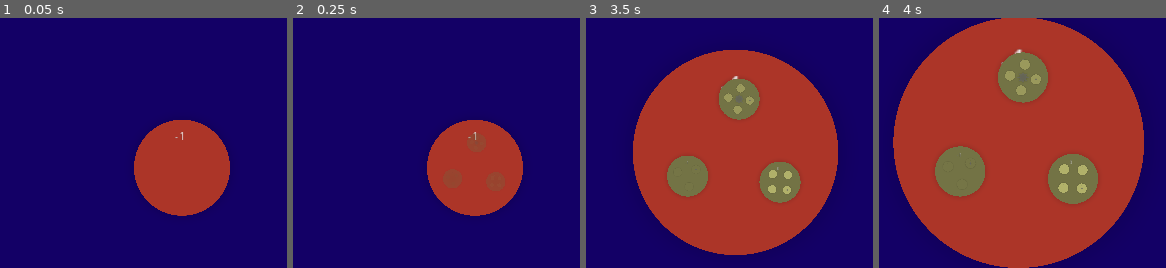
Above: before the commit, frames 1-4 (left to right).
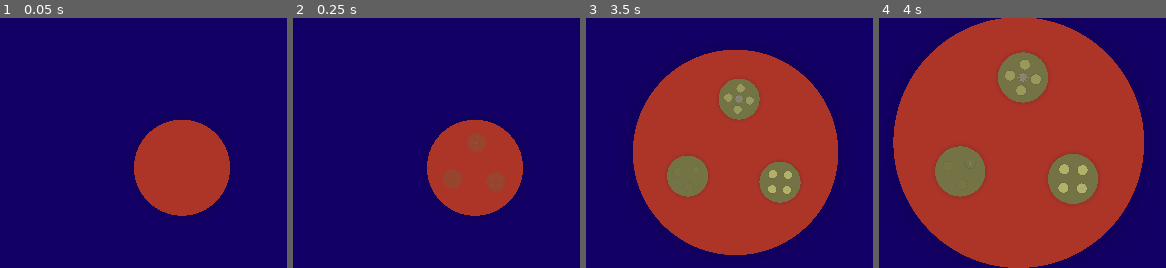
Above: after the commit, the same moments.

Repository: ClementRivaille/colors-of-the-universe
Game: Godot game, scene res://Main.tscn
The game is run twice, just before and just after one commit, with the same random seed, the same clock (stepped at 60 frames per second) and the same inputs.
Inputs (mouse positions are % of the whole screen's width and height, from its top left):
- Up to frame 1 (0.05 s): no input
- Up to frame 2 (0.25 s): no input
- Up to frame 3 (3.5 s): move the mouse to (45, 50) at 0.52 s; tap Enter at 1.25 s; move the mouse to (48, 53) at 1.27 s; move the mouse to (46, 51) at 2.02 s; move the mouse to (48, 51) at 2.77 s
- Up to frame 4 (4 s): move the mouse to (48, 54) at 3.52 s
The pictures show only the part of the screen within x 13-63%, y 20-70%; the shares and areas given below are measured in that part.

The runs differ from the first frame. In frame 1, less than 0.1% of the frame differs, in the area x 60-64%, y 45-49%; in frame 2, less than 0.1%; in frame 3, 0.1%; in frame 4, 0.1%, in the area x 28-72%, y 12-69%.

Commit message:
feat: melody player

Diff:
--- a/default_bus_layout.tres
+++ b/default_bus_layout.tres
@@ -28,8 +28,32 @@
 cutoff_hz = 1600.0
 resonance = 0.7
 
+[sub_resource type="AudioEffectDelay" id=5]
+resource_name = "Delay"
+dry = 0.79
+tap1/delay_ms = 200.0
+tap1/level_db = -8.0
+tap2/delay_ms = 400.0
+tap2/level_db = -16.0
+
+[sub_resource type="AudioEffectReverb" id=6]
+resource_name = "Reverb"
+predelay_feedback = 0.36
+room_size = 0.55
+damping = 0.29
+spread = 0.71
+hipass = 0.39
+dry = 0.87
+wet = 0.39
+
+[sub_resource type="AudioEffectEQ" id=7]
+resource_name = "EQ"
+band_db/32_hz = 7.6
+band_db/100_hz = 3.4
+band_db/320_hz = 3.4
+band_db/1000_hz = 1.7
+
 [resource]
-bus/0/mute = true
 bus/1/name = "Drums"
 bus/1/solo = false
 bus/1/mute = false
@@ -62,9 +86,15 @@
 bus/4/effect/0/enabled = true
 bus/4/effect/1/effect = SubResource( 4 )
 bus/4/effect/1/enabled = true
-bus/5/name = "Bass"
+bus/5/name = "Melody"
 bus/5/solo = false
 bus/5/mute = false
 bus/5/bypass_fx = false
-bus/5/volume_db = 0.0
+bus/5/volume_db = -2.70802
 bus/5/send = "Master"
+bus/5/effect/0/effect = SubResource( 5 )
+bus/5/effect/0/enabled = true
+bus/5/effect/1/effect = SubResource( 6 )
+bus/5/effect/1/enabled = true
+bus/5/effect/2/effect = SubResource( 7 )
+bus/5/effect/2/enabled = true
--- a/prefabs/Star.tscn
+++ b/prefabs/Star.tscn
@@ -7,11 +7,39 @@
 [sub_resource type="CircleShape2D" id=1]
 radius = 229.365
 
+[sub_resource type="Animation" id=2]
+resource_name = "Collect"
+length = 0.5
+tracks/0/type = "value"
+tracks/0/path = NodePath(".:modulate")
+tracks/0/interp = 1
+tracks/0/loop_wrap = true
+tracks/0/imported = false
+tracks/0/enabled = true
+tracks/0/keys = {
+"times": PoolRealArray( 0, 0.5 ),
+"transitions": PoolRealArray( 1, 0.707106 ),
+"update": 0,
+"values": [ Color( 1, 1, 1, 0.490196 ), Color( 1, 1, 1, 0 ) ]
+}
+tracks/1/type = "value"
+tracks/1/path = NodePath("Sprite:scale")
+tracks/1/interp = 1
+tracks/1/loop_wrap = true
+tracks/1/imported = false
+tracks/1/enabled = true
+tracks/1/keys = {
+"times": PoolRealArray( 0, 0.5 ),
+"transitions": PoolRealArray( 1, 0.732043 ),
+"update": 0,
+"values": [ Vector2( 0.8, 0.8 ), Vector2( 1.3, 1.3 ) ]
+}
+
 [node name="Star" type="Node2D"]
-modulate = Color( 1, 1, 1, 0.607843 )
+modulate = Color( 1, 1, 1, 0.490196 )
 script = ExtResource( 3 )
-clue_color = Color( 0.419608, 0.419608, 0.419608, 1 )
-success_color = Color( 0.905207, 0.941406, 0.27948, 1 )
+clue_color = Color( 0.670588, 0.670588, 0.670588, 1 )
+success_color = Color( 0.905882, 0.937255, 0.360784, 1 )
 
 [node name="Shadow" type="Sprite" parent="."]
 scale = Vector2( 0.8, 0.8 )
@@ -25,3 +53,8 @@
 
 [node name="CollisionShape2D" type="CollisionShape2D" parent="Area2D"]
 shape = SubResource( 1 )
+
+[node name="Tween" type="Tween" parent="."]
+
+[node name="AnimationPlayer" type="AnimationPlayer" parent="."]
+anims/Collect = SubResource( 2 )
--- a/project.godot
+++ b/project.godot
@@ -33,6 +33,11 @@
 "class": "Main",
 "language": "GDScript",
 "path": "res://scripts/Main.gd"
+}, {
+"base": "Node2D",
+"class": "MelodyPlayer",
+"language": "GDScript",
+"path": "res://scripts/MelodyPlayer.gd"
 }, {
 "base": "Sampler",
 "class": "Multisampler",
@@ -75,6 +80,7 @@
 "Drums": "",
 "Instruments": "",
 "Main": "",
+"MelodyPlayer": "",
 "Multisampler": "",
 "NoteSample": "",
 "NoteValueCalculator": "",
--- a/scenes/Orchestra.tscn
+++ b/scenes/Orchestra.tscn
@@ -1,8 +1,11 @@
-[gd_scene load_steps=31 format=2]
+[gd_scene load_steps=46 format=2]
 
 [ext_resource path="res://prefabs/Instruments.tscn" type="PackedScene" id=1]
+[ext_resource path="res://assets/samples/viola/5_C_1-PB.wav" type="AudioStream" id=2]
+[ext_resource path="res://assets/samples/viola/4_C_1-PB.wav" type="AudioStream" id=3]
 [ext_resource path="res://addons/SimpleSampler/multisampler.gd" type="Script" id=4]
 [ext_resource path="res://addons/SimpleSampler/sample_resource.gd" type="Script" id=5]
+[ext_resource path="res://assets/samples/viola/4_A_1-PB.wav" type="AudioStream" id=6]
 [ext_resource path="res://assets/samples/strings/Gs3.ogg" type="AudioStream" id=7]
 [ext_resource path="res://assets/samples/strings/C3.ogg" type="AudioStream" id=8]
 [ext_resource path="res://assets/samples/strings/C4.ogg" type="AudioStream" id=9]
@@ -23,6 +26,11 @@
 [ext_resource path="res://assets/samples/jazz_drum_kit/JK_PRC_09.wav" type="AudioStream" id=24]
 [ext_resource path="res://assets/samples/jazz_drum_kit/JK_SNR_07.wav" type="AudioStream" id=25]
 [ext_resource path="res://scripts/Orchestra.gd" type="Script" id=26]
+[ext_resource path="res://assets/samples/viola/4_Eb_1-PB.wav" type="AudioStream" id=27]
+[ext_resource path="res://assets/samples/glock/glock_medium_G5-PB.wav" type="AudioStream" id=28]
+[ext_resource path="res://assets/samples/glock/glock_medium_C6-PB.wav" type="AudioStream" id=29]
+[ext_resource path="res://assets/samples/glock/glock_medium_C5-PB.wav" type="AudioStream" id=30]
+[ext_resource path="res://scripts/MelodyPlayer.gd" type="Script" id=31]
 
 [sub_resource type="Resource" id=1]
 script = ExtResource( 5 )
@@ -66,6 +74,48 @@
 tone = "G#"
 octave = 4
 
+[sub_resource type="Resource" id=8]
+script = ExtResource( 5 )
+stream = ExtResource( 6 )
+tone = "A"
+octave = 4
+
+[sub_resource type="Resource" id=9]
+script = ExtResource( 5 )
+stream = ExtResource( 3 )
+tone = "C"
+octave = 4
+
+[sub_resource type="Resource" id=10]
+script = ExtResource( 5 )
+stream = ExtResource( 27 )
+tone = "D#"
+octave = 4
+
+[sub_resource type="Resource" id=11]
+script = ExtResource( 5 )
+stream = ExtResource( 2 )
+tone = "C"
+octave = 5
+
+[sub_resource type="Resource" id=12]
+script = ExtResource( 5 )
+stream = ExtResource( 30 )
+tone = "C"
+octave = 5
+
+[sub_resource type="Resource" id=13]
+script = ExtResource( 5 )
+stream = ExtResource( 29 )
+tone = "C"
+octave = 6
+
+[sub_resource type="Resource" id=14]
+script = ExtResource( 5 )
+stream = ExtResource( 28 )
+tone = "G"
+octave = 5
+
 [node name="Orchestra" type="Node2D"]
 script = ExtResource( 26 )
 
@@ -100,3 +150,23 @@
 
 [node name="SmallInstruments" parent="." instance=ExtResource( 1 )]
 bus = "Small"
+
+[node name="MelodyPlayer" type="Node2D" parent="."]
+script = ExtResource( 31 )
+
+[node name="Viola" type="AudioStreamPlayer" parent="MelodyPlayer"]
+bus = "Melody"
+script = ExtResource( 4 )
+samples = [ SubResource( 8 ), SubResource( 9 ), SubResource( 10 ), SubResource( 11 ) ]
+max_notes = 5
+
+[node name="Glock" type="AudioStreamPlayer" parent="MelodyPlayer"]
+bus = "Melody"
+script = ExtResource( 4 )
+samples = [ SubResource( 12 ), SubResource( 13 ), SubResource( 14 ) ]
+max_notes = 5
+
+[node name="Timer" type="Timer" parent="MelodyPlayer"]
+one_shot = true
+
+[connection signal="melody_finished" from="MelodyPlayer" to="." method="on_melody_finished"]
--- a/scripts/Circle.gd
+++ b/scripts/Circle.gd
@@ -52,7 +52,7 @@
     star.success = final
     add_child(star)
 
-  debug_label.text = str(melody_position)
+  # debug_label.text = str(melody_position)
 
 func _process(delta):
   if zooming && zoom_power > 0.0:
@@ -108,8 +108,12 @@
   child.position.y = sin(angle) * child_position_radius
   child.scale = Vector2.ONE * child_scale
 
-  child.melody_position = (-1 if !orchestra.validate_path(note, melody_position + 1)
-    else (melody_position + 1)%orchestra.melody_size)
+  child.melody_position = -1
+  if orchestra.validate_path(note, melody_position + 1):
+    child.melody_position = (melody_position + 1)%orchestra.melody_size
+  elif orchestra.validate_path(note, 0):
+    child.melody_position = 0
+
   if child.melody_position == orchestra.melody_size - 1:
     child.final = true
     child.color.h = fmod(abs(color.h + 0.5), 1.0)
--- a/scripts/CircleAbstract.gd
+++ b/scripts/CircleAbstract.gd
@@ -17,8 +17,8 @@
 var instrument : int = Instruments.InstrumentType.PIANO
 
 var melody_position := -1
-var final := false
-var clue := false
+export(bool) var final := false
+export(bool) var clue := false
 
 func add_child_circle(angle: float, note: int, child_instrument: int):
   pass
--- a/scripts/Main.gd
+++ b/scripts/Main.gd
@@ -7,6 +7,7 @@
 onready var orchestra: Orchestra = get_node("/root/OrchestraInstance")
 
 func _ready():
+  randomize()
   root_circle.connect("is_top", self, "switch_root_circle")
   root_circle.connect("target", self, "change_target")
   root_circle.set_top()
--- /dev/null
+++ b/scripts/MelodyPlayer.gd
@@ -0,0 +1,43 @@
+extends Node2D
+class_name MelodyPlayer
+signal melody_finished
+
+var melody_delay := 0.7
+var chord_delay := 0.06
+
+onready var viola: Multisampler = $Viola
+onready var glock: Multisampler = $Glock
+onready var timer: Timer = $Timer
+
+var playing := false
+var interrupt := false
+
+func play_note(note: String, octave := 0):
+  viola.play_note(note, 4 + octave)
+  glock.play_note(note, 5 + octave)
+
+func play_melody(melody: Array):
+  timer.wait_time = melody_delay
+  # If already playing, stop the other instance
+  if playing:
+    interrupt = true
+  for note in melody:
+    play_note(note)
+    timer.start()
+    yield(timer, "timeout")
+    # If interrupted, do not play further
+    if interrupt:
+      interrupt = false
+      return
+  playing = false
+  emit_signal("melody_finished")
+
+func play_chord(chord: Array):
+  timer.wait_time = chord_delay
+  if playing:
+    interrupt = true
+  for note in chord:
+    play_note(note)
+    timer.start()
+    yield(timer, "timeout")
+  play_note(chord[0], 1)
--- a/scripts/Orchestra.gd
+++ b/scripts/Orchestra.gd
@@ -1,10 +1,12 @@
 extends Node2D
 class_name Orchestra
+signal stop_playing_melody
 
 onready var drums: Drums = $Drums
 onready var string: Multisampler = $String
 onready var main_instruments: Instruments = $MainInstruments
 onready var small_instruments: Instruments = $SmallInstruments
+onready var melody_player: MelodyPlayer = $MelodyPlayer
 
 var keys := ['C', 'D', 'E', 'F', 'G', 'A', 'Bb']
 
@@ -67,10 +69,23 @@
   if melody[(melody_position + 1)%melody.size()] == note_index:
     melody_position += 1
   else:
-    melody_position = -1
+    melody_position = -1 if note_index != melody[0] else 0
 
 func validate_path(note_idx: int, pos: int):
   return pos < melody.size() && melody[pos] == note_idx
 
 func is_melody_end(note_idx: int):
   return melody.size() > 0 && melody[melody.size() - 1] == note_idx
+
+func play_melody():
+  var melody_notes := []
+  for idx in melody:
+    melody_notes.push_back(keys[idx])
+  melody_player.play_melody(melody_notes)
+
+func play_chord():
+  var chord_notes := [keys[0], keys[2], keys[4], keys[6]]
+  melody_player.play_chord(chord_notes)
+
+func on_melody_finished():
+  emit_signal("stop_playing_melody")
--- a/scripts/Star.gd
+++ b/scripts/Star.gd
@@ -6,11 +6,57 @@
 
 var success := false
 var active := false
+var playing := false
+
+var rotation_speed := 2.0
+var rotation_force := 0.0
 
 onready var sprite: Sprite = $Sprite
 onready var area: Area2D = $Area2D
+onready var tween := $Tween
+onready var animation : AnimationPlayer = $AnimationPlayer
+
+onready var orchestra: Orchestra = get_node("/root/OrchestraInstance")
 
 func _ready():
   sprite.modulate = success_color if success else clue_color
   if success:
     scale = scale * 0.5
+  area.connect("mouse_entered", self, "on_activate")
+  orchestra.connect("stop_playing_melody", self, "on_melody_stopped")
+  animation.connect("animation_finished", self, "on_animation_finished")
+
+func _process(delta: float):
+  if rotation_force > 0.0:
+    rotate(rotation_speed * rotation_force * delta)
+
+func play_clue():
+  playing = true
+  orchestra.play_melody()
+  tween.interpolate_property(self, "rotation_force", 0.0, 1.0,
+    0.5, Tween.TRANS_SINE, Tween.EASE_IN)
+  tween.start()
+
+func play_success():
+  playing = true
+  orchestra.play_chord()
+  animation.play("Collect")
+
+func on_melody_stopped():
+  if playing:
+    tween.interpolate_property(self, "rotation_force", 1.0, 0.0,
+      0.7, Tween.TRANS_SINE, Tween.EASE_IN)
+    tween.start()
+    yield(tween, "tween_all_completed")
+    playing = false
+
+func on_activate():
+  if active && !playing:
+    if !success:
+      play_clue()
+    else:
+      play_success()
+
+func on_animation_finished(name: String):
+  if name == "Collect":
+    queue_free()
Not shown, added: assets/samples/glock/glock_medium_C5-PB.wav.import
Not shown, added: assets/samples/glock/glock_medium_C6-PB.wav.import
Not shown, added: assets/samples/glock/glock_medium_G5-PB.wav.import
Not shown, added: assets/samples/viola/4_A_1-PB.wav.import
Not shown, added: assets/samples/viola/4_C_1-PB.wav.import
Not shown, added: assets/samples/viola/4_Eb_1-PB.wav.import
Not shown, added: assets/samples/viola/5_C_1-PB.wav.import
Not shown: 1 places in default_bus_layout.tres that only renumber resources
Not shown: 1 places in prefabs/Star.tscn that only renumber resources
Not shown, added: assets/samples/glock/glock_medium_C5-PB.wav
Not shown, added: assets/samples/glock/glock_medium_C6-PB.wav
Not shown, added: assets/samples/glock/glock_medium_G5-PB.wav
(and 4 more such lines)
